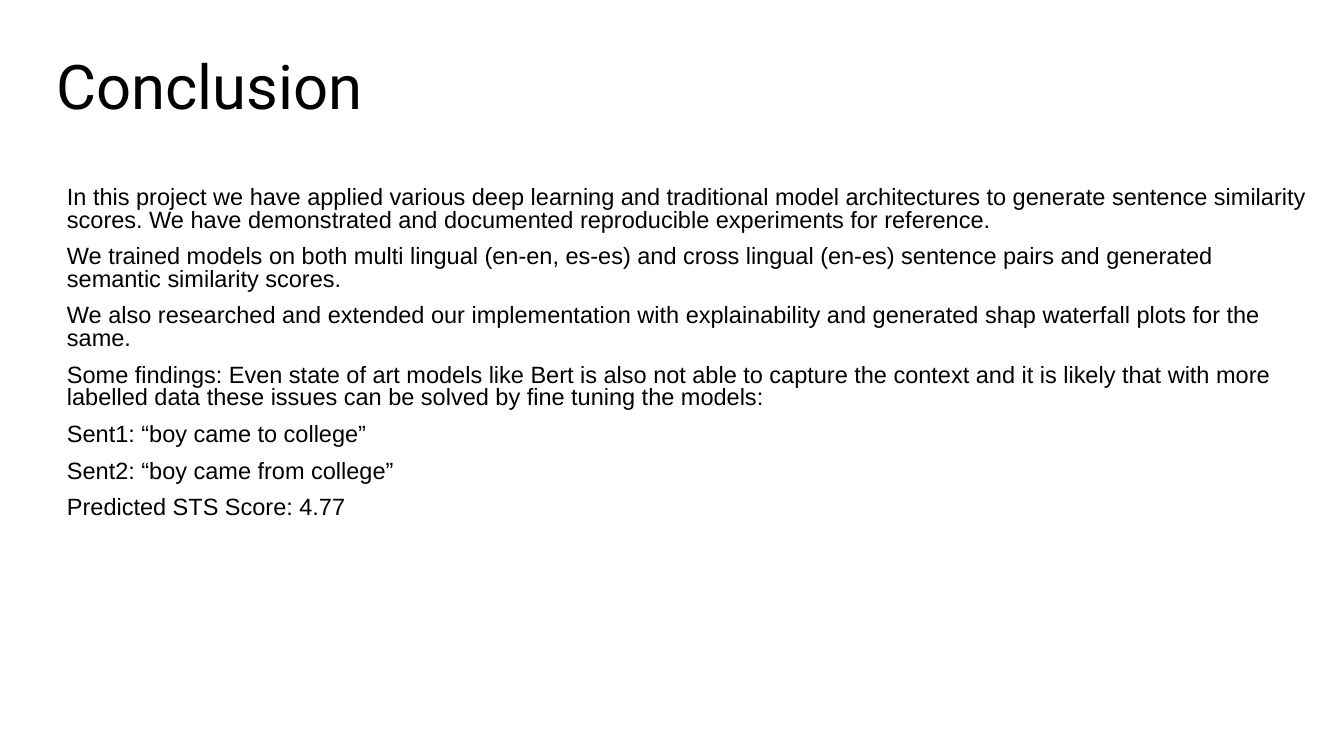
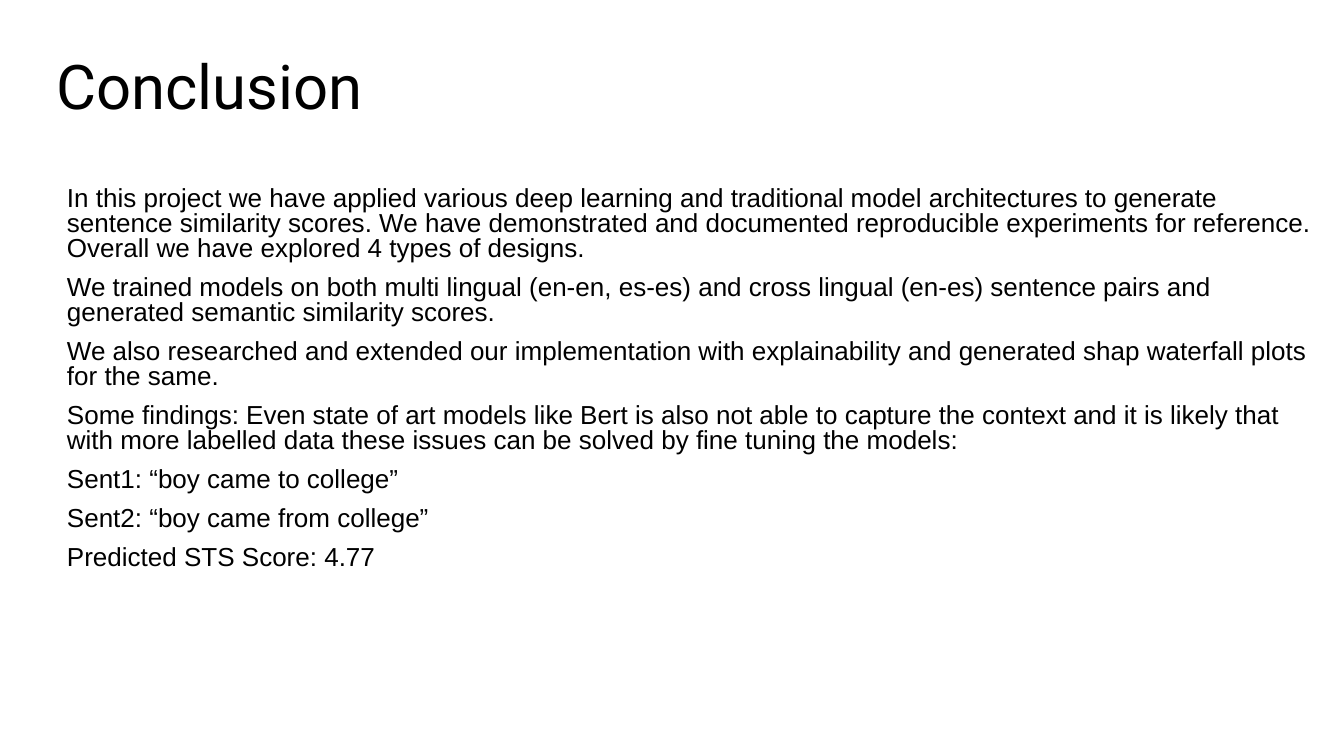
Before and after one commit to tanalpha-aditya/Advanced_Semantic_similarity, a slide deck: slide 15 of 4-final_report.pptx (slide 14 before the commit). Drawn at 1344x756 pixels with LibreOffice and Linux fonts; fonts in the diff are those of the drawing. Boxes give left, top, right and bottom in pixels: in the first picture for what was removed or moved away, otherwise in the second. Text is boxed around its words. In the diff, an @@ line names an element or a change of style, - is before the commit and + after.

```diff
--- a/4-final_report.pptx
+++ b/4-final_report.pptx
@@ text at [67, 188, 1310, 263]: text changed; size 16.8 to 18.6 pt @@
-In this project we have applied various deep learning and traditional model architectures to generate sentence similarity scores. We have demonstrated and documented reproducible experiments for reference.
+In this project we have applied various deep learning and traditional model architectures to generate sentence similarity scores. We have demonstrated and documented reproducible experiments for reference. Overall we have explored 4 types of designs.
@@ text at [67, 277, 1306, 567]: size 16.8 to 18.6 pt in "We trained models on both multi lingual ...", "We also researched and extended our implementation ...", "Some findings: Even state of art models ...", "Sent1: “boy came to college”" and 2 more places @@
```
Also in this commit, not shown: 1 other slide changed, 1 slide added, 2 other files.
